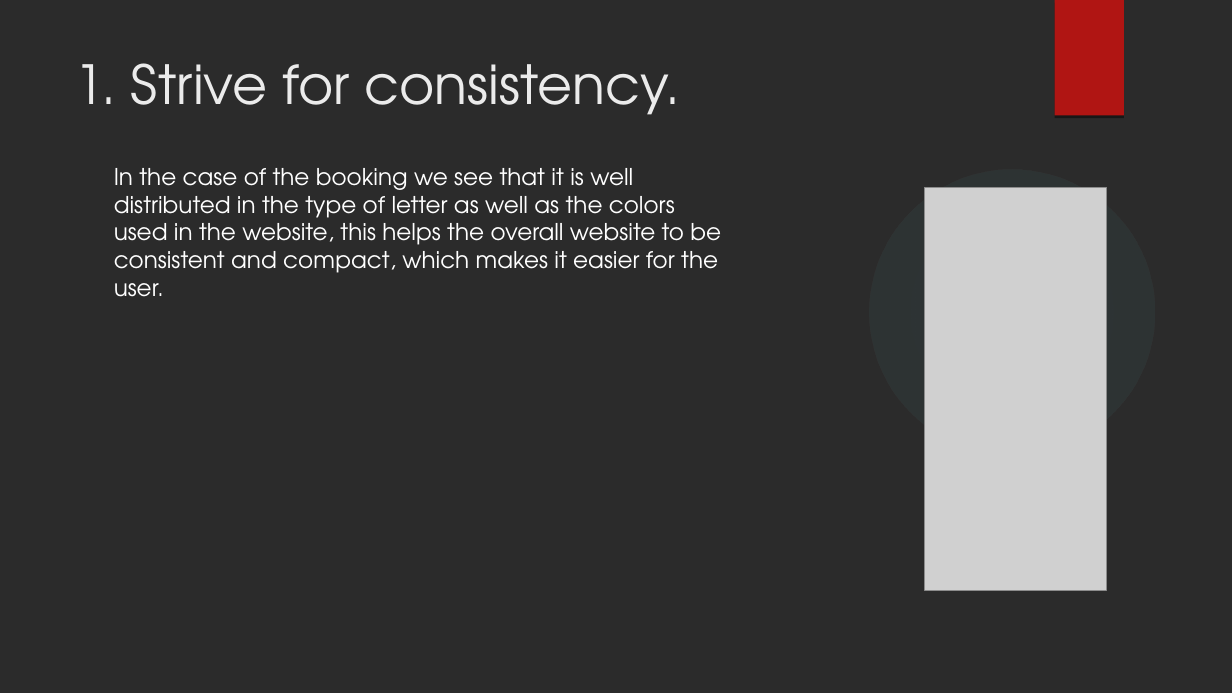
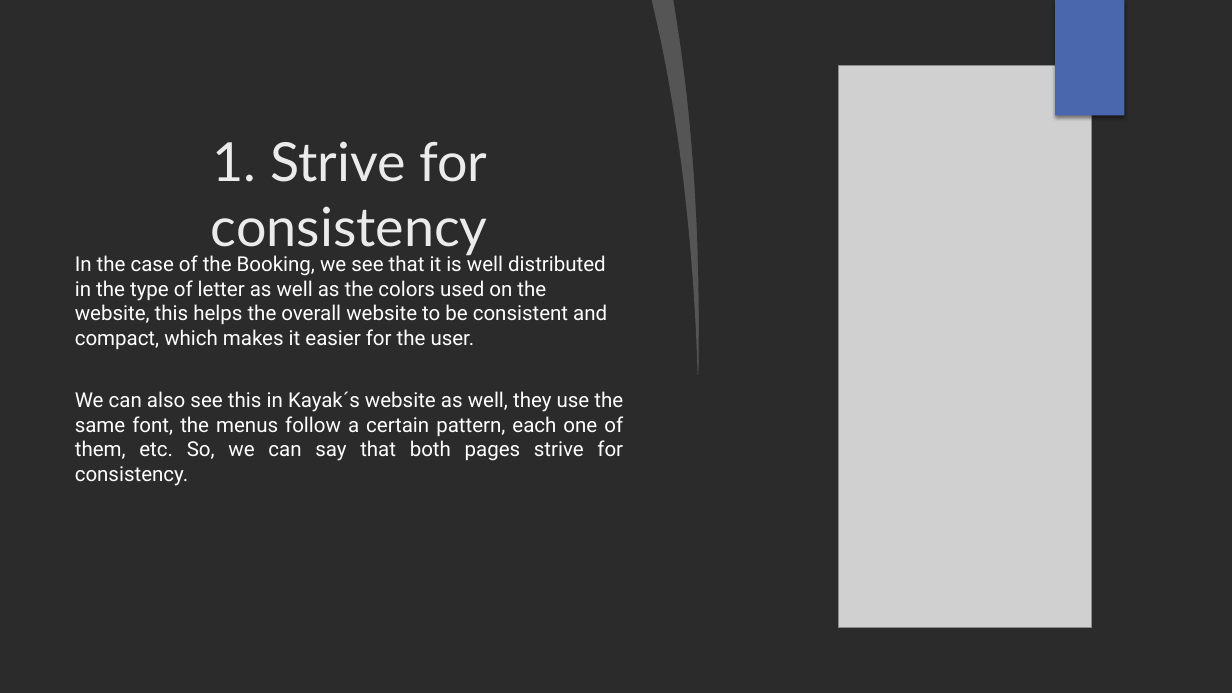
Before and after one commit to Davidgrcdz/Accessibility-and-Usability, a slide deck: slide 3 of Accessibility-and-Usability.pptx. Drawn at 1232x693 pixels with LibreOffice and Linux fonts; fonts in the diff are those of the drawing; grey boxes stand for pictures; background and template pictures are left out; a plain dark background stands for a picture behind light text. Boxes give left, top, right and bottom in pixels: in the first picture for what was removed or moved away, otherwise in the second. Text is boxed around its words. In the diff, an @@ line names an element or a change of style, - is before the commit and + after.

```diff
--- a/Accessibility-and-Usability.pptx
+++ b/Accessibility-and-Usability.pptx
@@ freeform shape added at [652,0,708,375], fill #FFFFFF at 20% opacity @@
@@ freeform shape added at [673,0,1232,693], fill #FFFFFF @@
@@ rectangle at [1055,0,1124,116]: fill #B01513 to #4A66AC; shadow changed @@
@@ rectangle added at [1055,0,1125,116], fill #4A66AC @@
@@ picture: place and size @@
-picture at [925,188,1106,591]
+picture at [839,66,1092,628]
@@ title at [211,141,488,256]: text changed; font TeX Gyre Adventor to Lato @@
-1. Strive for consistency.
+1. Strive for consistency
@@ freeform shape removed at [870,169,1154,454] @@
@@ ellipse added at [870,169,1154,454], fill gradient #CDE0FB @@
@@ text at [75,252,623,486]: text changed; size 18 to 16 pt; font TeX Gyre Adventor to Roboto @@
-In the case of the booking we see that it is well distributed in the type of letter as well as the colors used in the website, this helps the overall website to be consistent and compact, which makes it easier for the user.
+In the case of the Booking, we see that it is well distributed in the type of letter as well as the colors used on the website, this helps the overall website to be consistent and compact, which makes it easier for the user.
+We can also see this in Kayak´s website as well, they use the same font, the menus follow a certain pattern, each one of them, etc. So, we can say that both pages strive for consistency.
```
Also in this commit, not shown: 8 other slides changed, 1 slide added, 2 slides removed.
